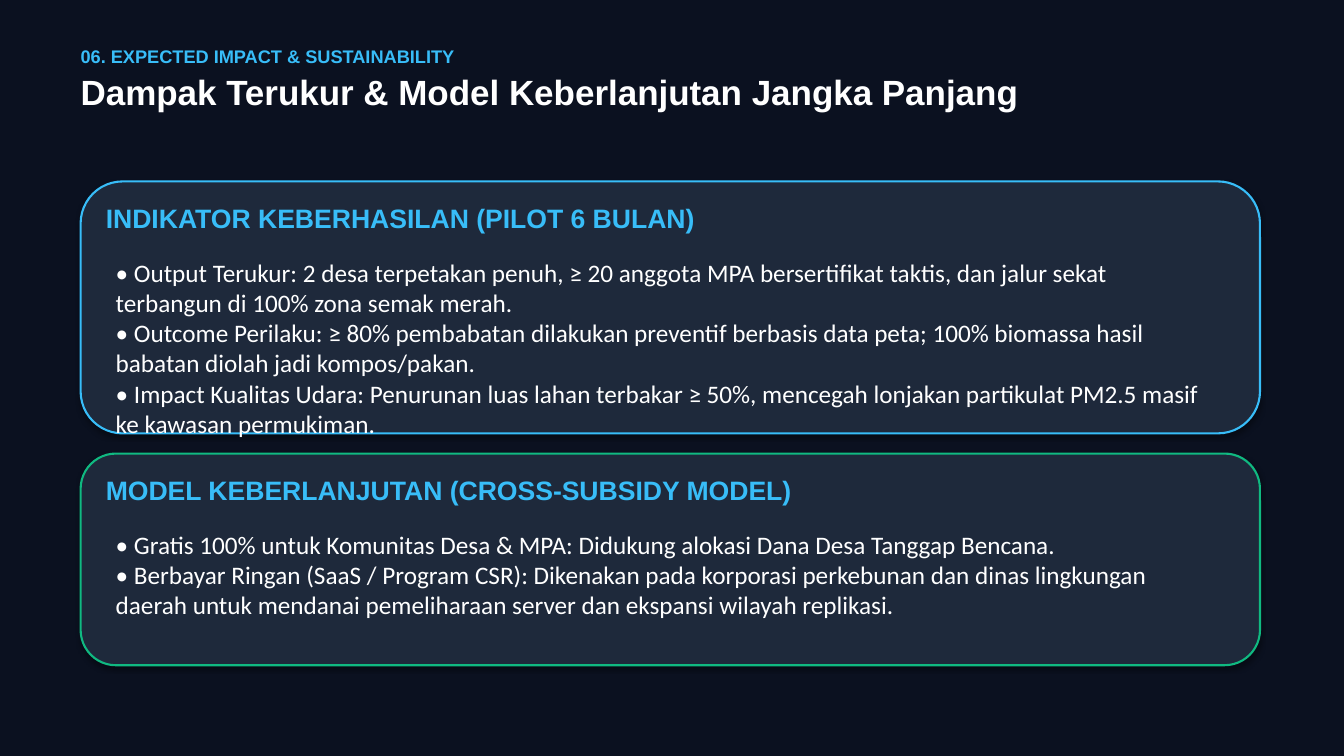
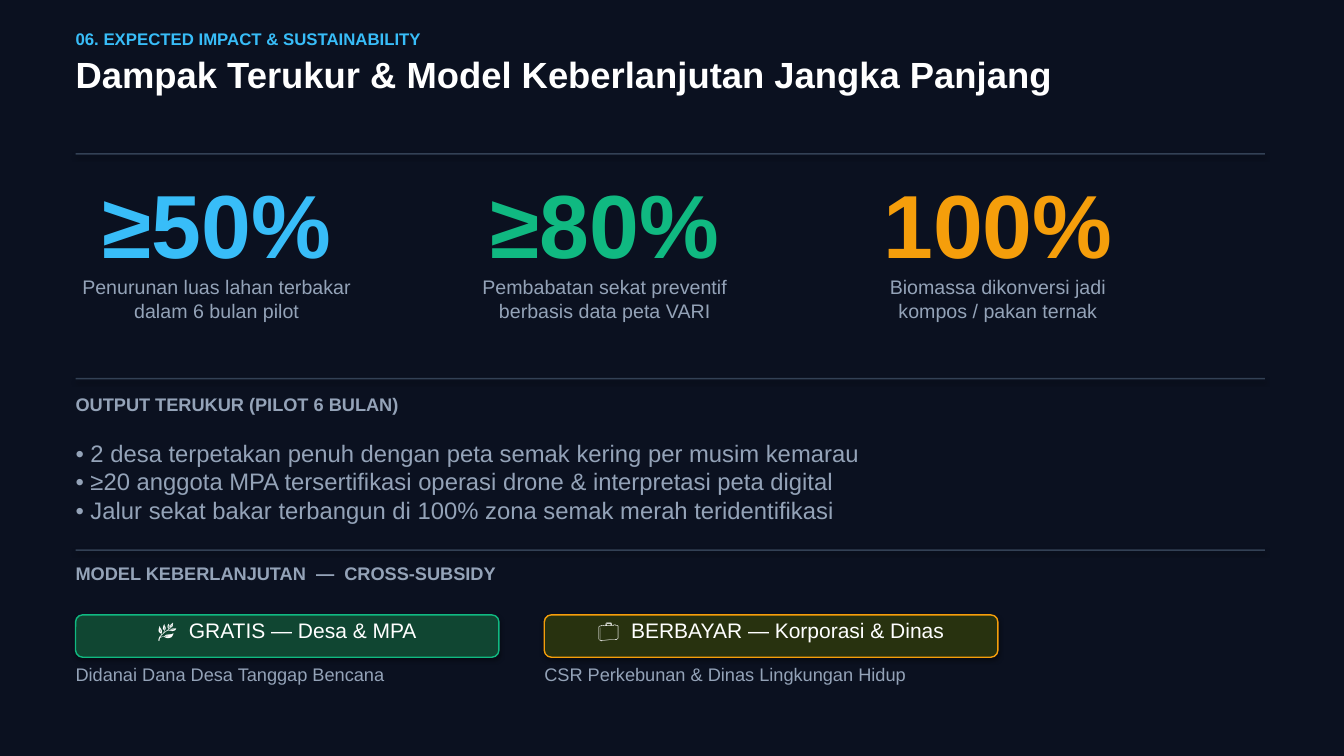
Before and after one commit to aamsetiana/SMOKECUT, a slide deck: slide 9 of AIRIMPACT2026_SMOKECUT_Proposal.pptx. Drawn at 1344x756 pixels with LibreOffice and Linux fonts; fonts in the diff are those of the drawing. Boxes give left, top, right and bottom in pixels: in the first picture for what was removed or moved away, otherwise in the second. Text is boxed around its words. In the diff, an @@ line names an element or a change of style, - is before the commit and + after.

Commit message:
feat(presentation): redesign slides with modern minimalist layout — stat callouts, icon circles, varied layouts, breathing room

```diff
--- a/AIRIMPACT2026_SMOKECUT_Proposal.pptx
+++ b/AIRIMPACT2026_SMOKECUT_Proposal.pptx
@@ text "06. EXPECTED IMPACT & SUSTAINABILITY": place and size @@
-text "06. EXPECTED IMPACT & SUSTAINABILITY" at (81, 50, 1018, 111)
+text "06. EXPECTED IMPACT & SUSTAINABILITY" at (76, 33, 421, 45)
@@ text "06. EXPECTED IMPACT & SUSTAINABILITY" at (76, 33, 421, 45): size 13 to 12 pt; less space between paragraphs @@
@@ text added at (76, 61, 1051, 96), 26 pt, text #FFFFFF, bold @@
+Dampak Terukur & Model Keberlanjutan Jangka Panjang
@@ text at (81, 79, 1018, 111): paragraph removed @@
-Dampak Terukur & Model Keberlanjutan Jangka Panjang
@@ rectangle added at (76, 153, 1265, 154), fill #334155 @@
@@ rounded rectangle removed at (81, 181, 1260, 434) @@
@@ text added at (103, 195, 331, 259), 64 pt, text #38BDF8, bold @@
+≥50%
@@ text added at (491, 195, 719, 259), 64 pt, text #10B981, bold @@
+≥80%
@@ text added at (883, 195, 1112, 259), 64 pt, text #F59E0B, bold @@
+100%
@@ text removed at (116, 264, 1197, 408) @@
-• Output Terukur: 2 desa terpetakan penuh, ≥ 20 anggota MPA bersertifikat taktis, dan jalur sekat terbangun di 100% zona semak merah.
-• Outcome Perilaku: ≥ 80% pembabatan dilakukan preventif berbasis data peta; 100% biomassa hasil babatan diolah jadi kompos/pakan.
-• Impact Kualitas Udara: Penurunan luas lahan terbakar ≥ 50%, mencegah lonjakan partikulat PM2.5 masif ke kawasan permukiman.
@@ text added at (82, 280, 351, 322), 14 pt, text #94A3B8 @@
+Penurunan luas lahan terbakar
+dalam 6 bulan pilot
@@ text added at (482, 280, 726, 322), 14 pt, text #94A3B8 @@
+Pembabatan sekat preventif
+berbasis data peta VARI
@@ text added at (890, 280, 1106, 322), 14 pt, text #94A3B8 @@
+Biomassa dikonversi jadi
+kompos / pakan ternak
@@ rectangle added at (76, 378, 1265, 379), fill #334155 @@
@@ text at (76, 398, 399, 415): text changed; size 19 to 13 pt; text colour #38BDF8 to #94A3B8 @@
-INDIKATOR KEBERHASILAN (PILOT 6 BULAN)
+OUTPUT TERUKUR (PILOT 6 BULAN)
@@ text added at (90, 445, 859, 524), 17 pt, text #94A3B8 @@
+• 2 desa terpetakan penuh dengan peta semak kering per musim kemarau
+• ≥20 anggota MPA tersertifikasi operasi drone & interpretasi peta digital
+• Jalur sekat bakar terbangun di 100% zona semak merah teridentifikasi
@@ rounded rectangle removed at (81, 454, 1260, 665) @@
@@ text removed at (116, 536, 1146, 618) @@
-• Gratis 100% untuk Komunitas Desa & MPA: Didukung alokasi Dana Desa Tanggap Bencana.
-• Berbayar Ringan (SaaS / Program CSR): Dikenakan pada korporasi perkebunan dan dinas lingkungan daerah untuk mendanai pemeliharaan server dan ekspansi wilayah replikasi.
@@ text at (76, 567, 495, 580): text changed; size 19 to 13 pt; text colour #38BDF8 to #94A3B8 @@
-MODEL KEBERLANJUTAN (CROSS-SUBSIDY MODEL)
+MODEL KEBERLANJUTAN — CROSS-SUBSIDY
@@ rectangle added at (76, 549, 1265, 551), fill #334155 @@
@@ rounded rectangle added at (76, 615, 499, 657), fill #104632, outline #10B981 1 pt @@
@@ text added at (189, 623, 417, 639), 15 pt, text #FFFFFF @@
+🌿 GRATIS — Desa & MPA
@@ rounded rectangle added at (544, 615, 998, 657), fill #28320F, outline #F59E0B 1 pt @@
@@ text added at (631, 622, 944, 643), 15 pt, text #FFFFFF @@
+💼 BERBAYAR — Korporasi & Dinas
@@ text added at (76, 668, 384, 685), 13 pt, text #94A3B8 @@
+Didanai Dana Desa Tanggap Bencana
@@ text added at (544, 668, 905, 685), 13 pt, text #94A3B8 @@
+CSR Perkebunan & Dinas Lingkungan Hidup
```
Also in this commit, not shown: 4 other slides changed, 5 slides added, 5 slides removed, 2 other files.
